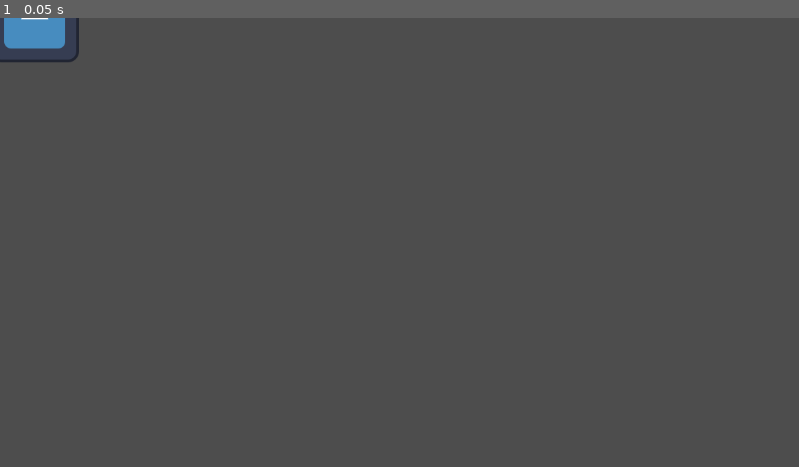
Above: before the commit, frame 1.
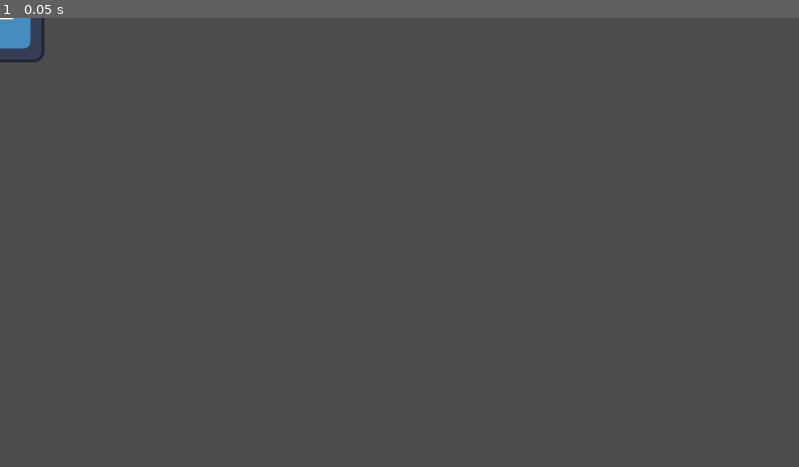
Above: after the commit, the same moment.

Repository: dethland/AFKGODOT
Game: Godot game, scene res://Colonist/Colonist.tscn
Two runs of this game, one before a commit and one after it. Both use one fixed random seed, a clock stepped at 60 frames per second and the inputs below. The project has no main scene, so this scene is started directly. The engine's default icon, where the game draws it, is replaced by a stand-in: a white triangle on a blue panel in a dark square.
Inputs:
- Up to frame 1 (0.05 s): no input

The runs differ from the first frame. In frame 1, 0.4% of the frame differs, in the area x 0-10%, y 0-10%.
Error after the commit: Parse Error: Argument 1 of annotation "@export_node_path" isn't a constant expression. (res://Scripts/NaviRelated/NaviServer.gd:5)

Commit message:
Colonist and naviserver

Diff:
--- a/Game/Colonist/Colonist.tscn
+++ b/Game/Colonist/Colonist.tscn
@@ -1,12 +1,7 @@
-[gd_scene load_steps=4 format=3 uid="uid://sce8bxj7mrpk"]
+[gd_scene load_steps=3 format=3 uid="uid://sce8bxj7mrpk"]
 
 [ext_resource type="Script" path="res://Scripts/ColonistRelated/Colonist.gd" id="1_qolt3"]
 [ext_resource type="Texture2D" uid="uid://c88esh2ptrqfc" path="res://icon.svg" id="2_rj7u6"]
-
-[sub_resource type="NavigationPolygon" id="NavigationPolygon_s77go"]
-vertices = PackedVector2Array(890, -88, 886, 88, -115, 84, -114, -97)
-polygons = [PackedInt32Array(0, 1, 2, 3)]
-outlines = [PackedVector2Array(-114, -97, -115, 84, 886, 88, 890, -88)]
 
 [node name="Colonist" type="Node2D"]
 script = ExtResource("1_qolt3")
@@ -18,6 +13,3 @@
 
 [node name="Sprite2D" type="Sprite2D" parent="."]
 texture = ExtResource("2_rj7u6")
-
-[node name="NavigationRegion2D" type="NavigationRegion2D" parent="."]
-navigation_polygon = SubResource("NavigationPolygon_s77go")
--- a/Game/Scripts/ColonistRelated/Colonist.gd
+++ b/Game/Scripts/ColonistRelated/Colonist.gd
@@ -1,10 +1,12 @@
 extends Node2D
 class_name Colonist
+
 
 var rest_place_id_ : set = set_rest_place_id, get = get_rest_place_id
 var workplace_id_ : set = set_workplace_id, get = get_workplace_id
 var path : PackedVector2Array
 var first_time : bool = true
+var is_requesting_path : bool  = false
 
 func set_rest_place_id(rest_place_id):
 	rest_place_id_ = rest_place_id
@@ -17,6 +19,12 @@
 
 func get_workplace_id():
 	return workplace_id_
+
+#func request_path(target_position):
+#	var result = NS.get_navi_path_to(position, target_position)
+#	result.remove_at(0)
+#	return result
+
 
 # return true when arrive position
 func move_to(end_pos, delta):
@@ -33,24 +41,18 @@
 
 	return false
 
-# Called when the node enters the scene tree for the first time.
-func _ready():
-	NS.navi_region = $NavigationRegion2D
-	NS.custom_setup()
 
 # Called every frame. 'delta' is the elapsed time since the previous frame.
 func _process(delta):
 	if first_time:
-		path = NS.get_navi_path_to(position, position + Vector2(50, 0))
-		path.remove_at(0)
+#		path = request_path(position + Vector2(500,0))
+		first_time = false
 		print(path)
-		print(path[0])
-		first_time = false
 
 	if path.size() == 0:
 		return
 
 	var is_arrived = move_to(path[0], delta)
-	print('ha')
+
 	if is_arrived:
 		path.remove_at(0)
--- a/Game/Scripts/NaviRelated/NaviServer.gd
+++ b/Game/Scripts/NaviRelated/NaviServer.gd
@@ -1,8 +1,8 @@
-extends Node
+extends Node2D
 class_name NaviServer
 
 @onready var navi_map
-@onready var navi_region = NavigationRegion2D.new() ## empty need construct
+@export_node_path(NavigationRegion2D) var navi_region
 
 var path : PackedVector2Array
 
@@ -16,7 +16,8 @@
 	var region = NavigationServer2D.region_create()
 	NavigationServer2D.region_set_transform(region, Transform2D())
 	NavigationServer2D.region_set_map(region, map)
-	NavigationServer2D.region_set_navigation_polygon(region, navi_region.navigation_polygon)
+	NavigationServer2D.region_set_navigation_polygon(region, get_node(navi_region).get_navigation_polygon()
+)
 
 	await get_tree().physics_frame
 
